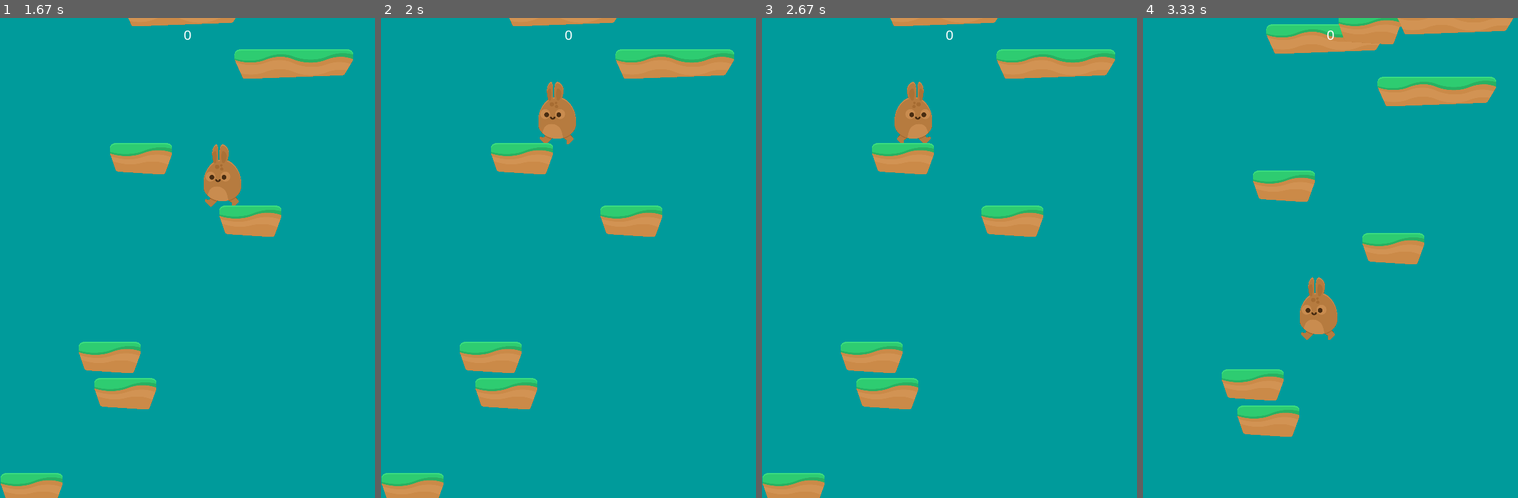
Above: before the commit, frames 1-4 (left to right).
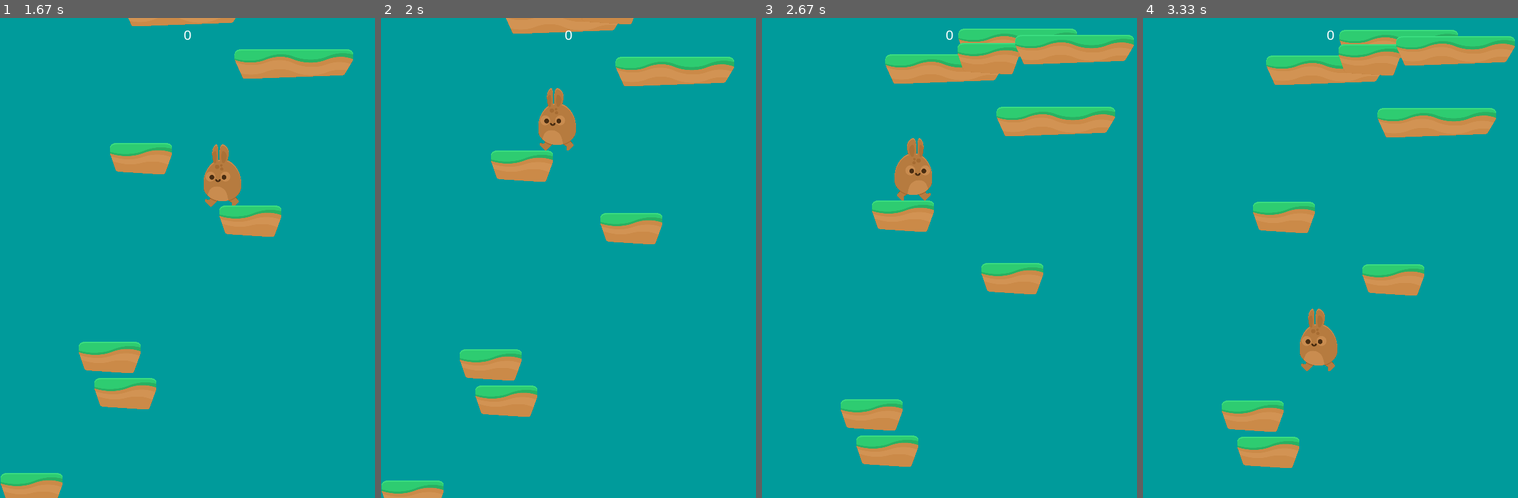
Above: after the commit, the same moments.

Repository: Akhliskun/PyRPG
Game: pygame game, started from main.py
The game is run twice, just before and just after one commit, with the same random seed, the same clock (stepped at 60 frames per second) and the same inputs.
Inputs:
- Up to frame 1 (1.67 s): hold Right 0.33-0.8 s; hold Right 0.83-1.3 s; hold Left from 1.33 s (still down)
- Up to frame 2 (2 s): release Left at 1.87 s; hold Left from 1.9 s (still down)
- Up to frame 3 (2.67 s): release Left at 2.3 s; hold Right from 2.33 s (still down)
- Up to frame 4 (3.33 s): release Right at 2.97 s; hold Left from 3 s (still down)

Frame 1 is identical in both runs. In frame 2, 6.2% of the frame differs, in the area x 0-95%, y 0-100%; in frame 3, 17%; in frame 4, 18%, in the area x 21-100%, y 0-94%.

Commit message:
* Fix camera not scrolling in position if player snaps into a platform.

Diff:
--- a/main.py
+++ b/main.py
@@ -73,9 +73,9 @@
 
         # If player reaches top part of the screen (1/4) scroll platforms down
         if self.player.rect.top <= HEIGHT / 4:
-            self.player.pos.y += abs(self.player.vel.y)
+            self.player.pos.y += max(abs(self.player.vel.y), 2)
             for platform in self.platforms:
-                platform.rect.y += abs(self.player.vel.y)
+                platform.rect.y += max(abs(self.player.vel.y), 2)
 
                 # Unload platforms that are not in game windows. (Window HEIGHT + 20%)
                 if platform.rect.top >= (HEIGHT * 1.20):
